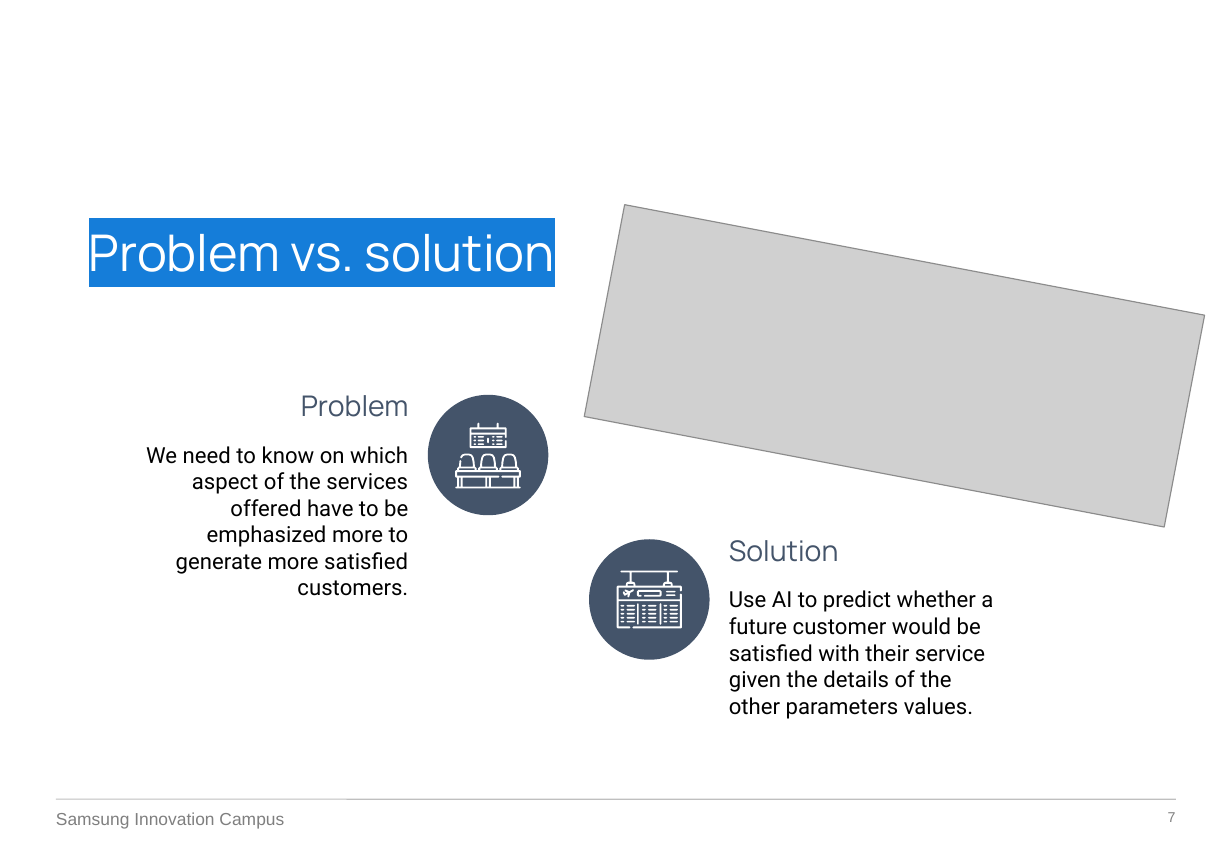
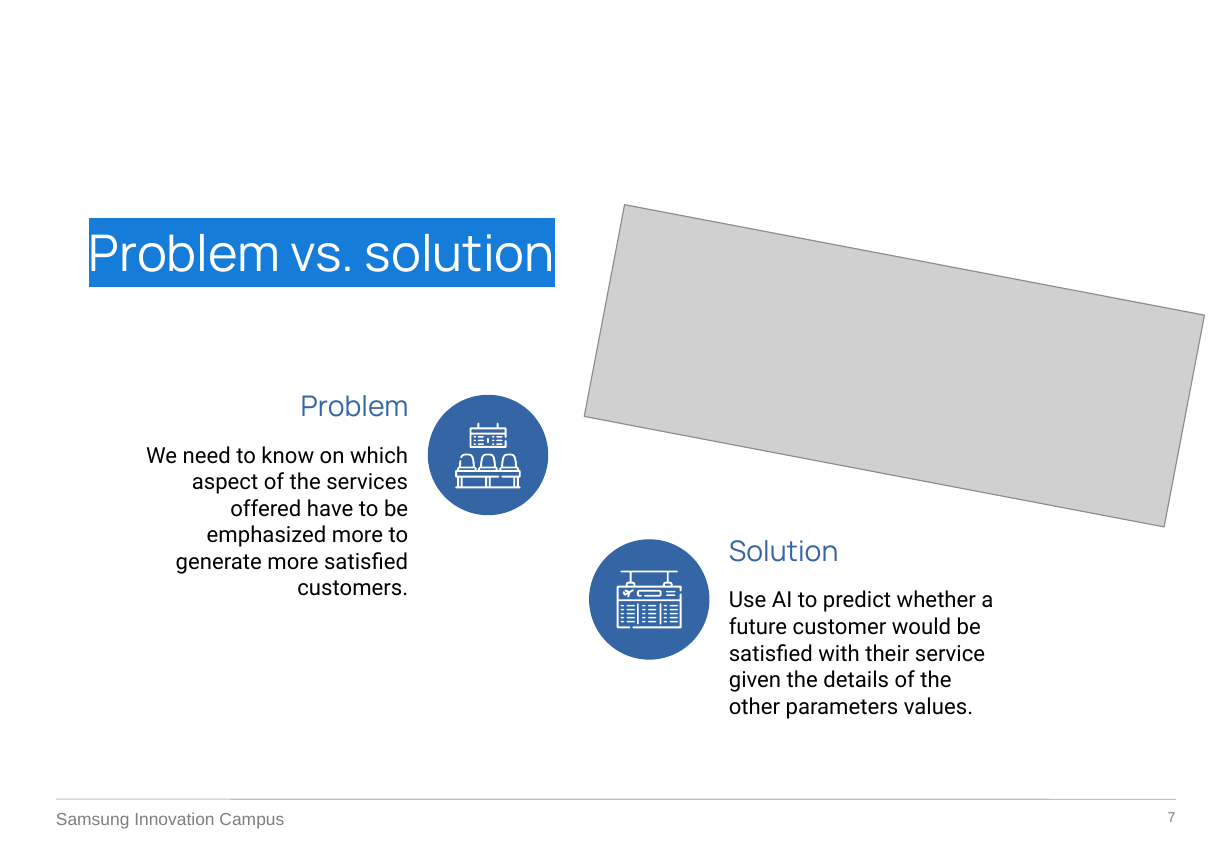
Before and after one commit to IinjyI/Airlines-Customer-Satisfaction, a slide deck: slide 7 of presentation.pptx. Drawn at 1232x853 pixels with LibreOffice and Linux fonts; fonts in the diff are those of the drawing; grey boxes stand for pictures; background and template pictures are left out. Boxes give left, top, right and bottom in pixels: in the first picture for what was removed or moved away, otherwise in the second. Text is boxed around its words. In the diff, an @@ line names an element or a change of style, - is before the commit and + after.

```diff
--- a/presentation.pptx
+++ b/presentation.pptx
@@ text "Problem" at (x1=301, y1=395, x2=409, y2=417): text colour #44546A to #3465A4 @@
@@ ellipse at (x1=428, y1=395, x2=548, y2=515): fill #44546A to #3465A4 @@
@@ outline redrawn in 15 elements at (x1=663, y1=605, x2=667, y2=606), (x1=663, y1=609, x2=667, y2=610), (x1=663, y1=613, x2=667, y2=614), (x1=663, y1=617, x2=667, y2=618), (x1=663, y1=621, x2=667, y2=622), (x1=622, y1=589, x2=634, y2=597), (x1=637, y1=590, x2=662, y2=597), (x1=617, y1=571, x2=681, y2=629), (x1=473, y1=444, x2=476, y2=445), (x1=478, y1=444, x2=485, y2=445), (x1=491, y1=444, x2=494, y2=445), (x1=496, y1=444, x2=503, y2=445), (x1=487, y1=438, x2=488, y2=444), (x1=455, y1=454, x2=521, y2=489), (x1=470, y1=423, x2=507, y2=448) @@
@@ ellipse at (x1=589, y1=539, x2=710, y2=660): fill #44546A to #3465A4 @@
@@ text "Solution" at (x1=729, y1=540, x2=839, y2=562): text colour #44546A to #3465A4 @@
```
Also in this commit, not shown: 19 other slides changed, 1 slide added, 1 slide removed.
